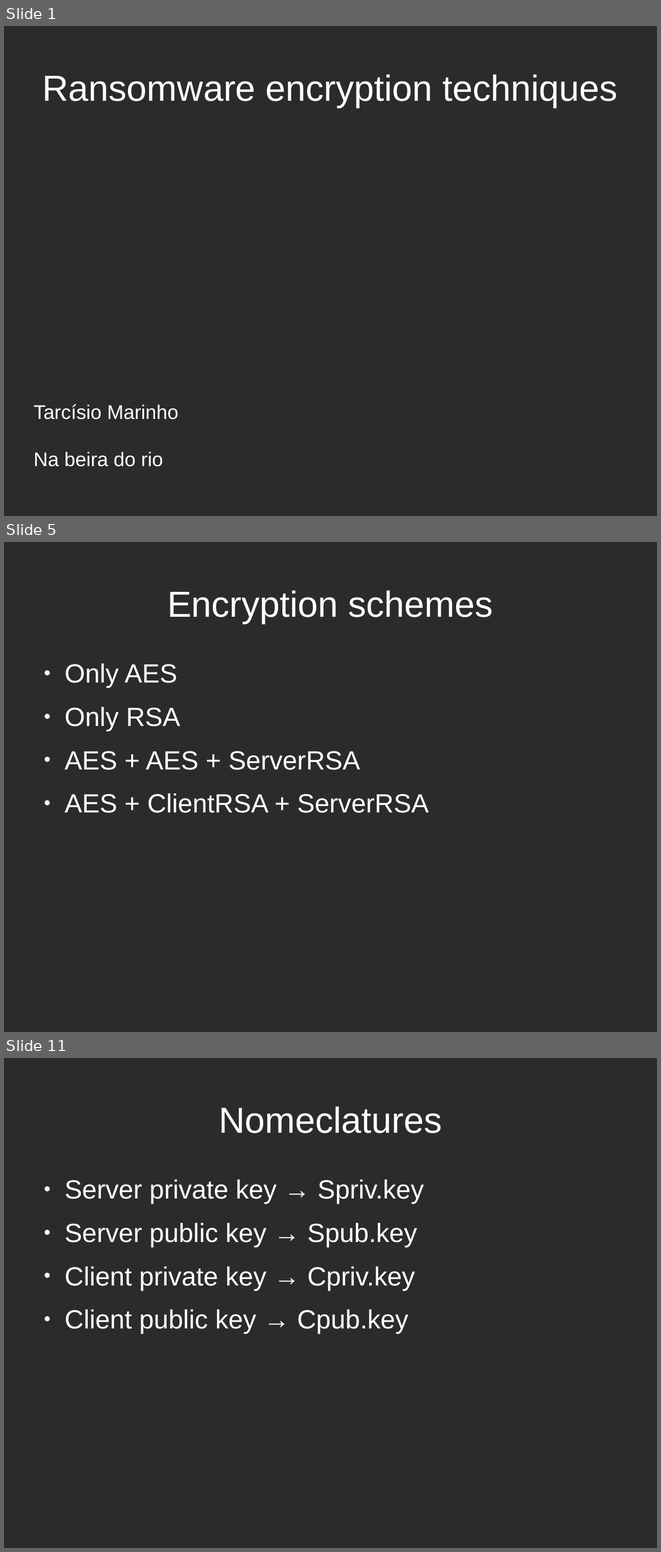
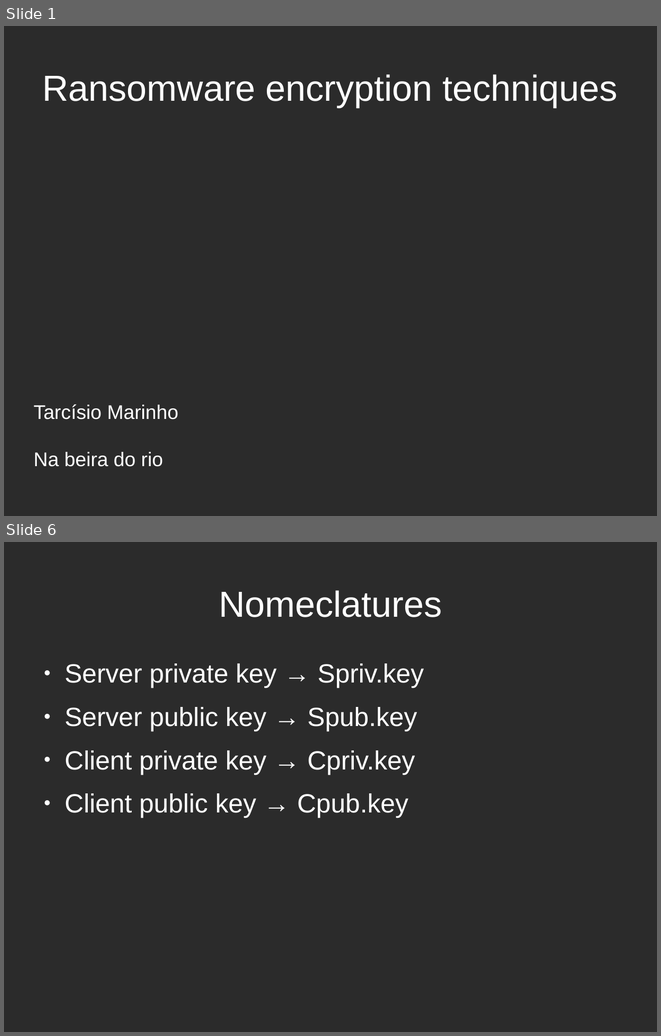
Before and after one commit to tarcisio-marinho/GonnaCry, a slide deck: Python/talk/na_beira_do_rio.odp. Shown one above the other, each under a label of ours: slides 1, 5 and 11 before the commit, slides 1 and 6 after it; the slides between them are not shown. The pictures are 661x1552 and 661x1036 pixels, drawn with LibreOffice and Linux fonts; fonts in the diff are those of the drawing; background and template pictures are left out; a plain dark background stands for a picture behind light text. Boxes give left, top, right and bottom in pixels: in the first picture for what was removed or moved away, otherwise in the second. Text is boxed around its words. In the diff, an @@ line names an element or a change of style, - is before the commit and + after.

```diff
--- a/Python/talk/na_beira_do_rio.odp
+++ b/Python/talk/na_beira_do_rio.odp
@@ slide 5 removed at (4,542,657,1032), background picture (left out) @@
@@ title removed at (167,590,493,623) @@
-Encryption schemes
@@ text removed at (64,663,429,813) @@
-● Only AES
-● Only RSA
-● AES + AES + ServerRSA
-● AES + ClientRSA + ServerRSA
@@ what was slide 11 is now slide 6 @@
```
Also in this commit, not shown: 2 slides changed, 2 slides added, 10 other slides removed, 4 other files.
